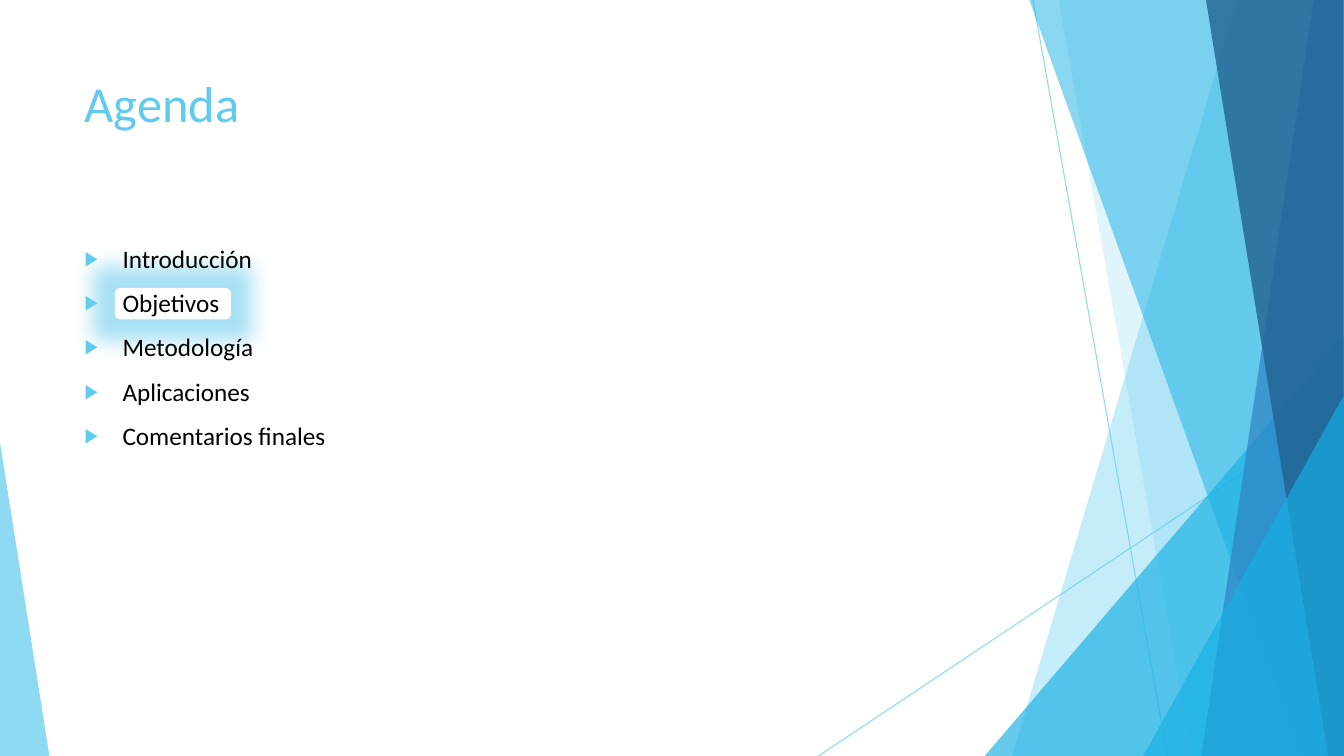
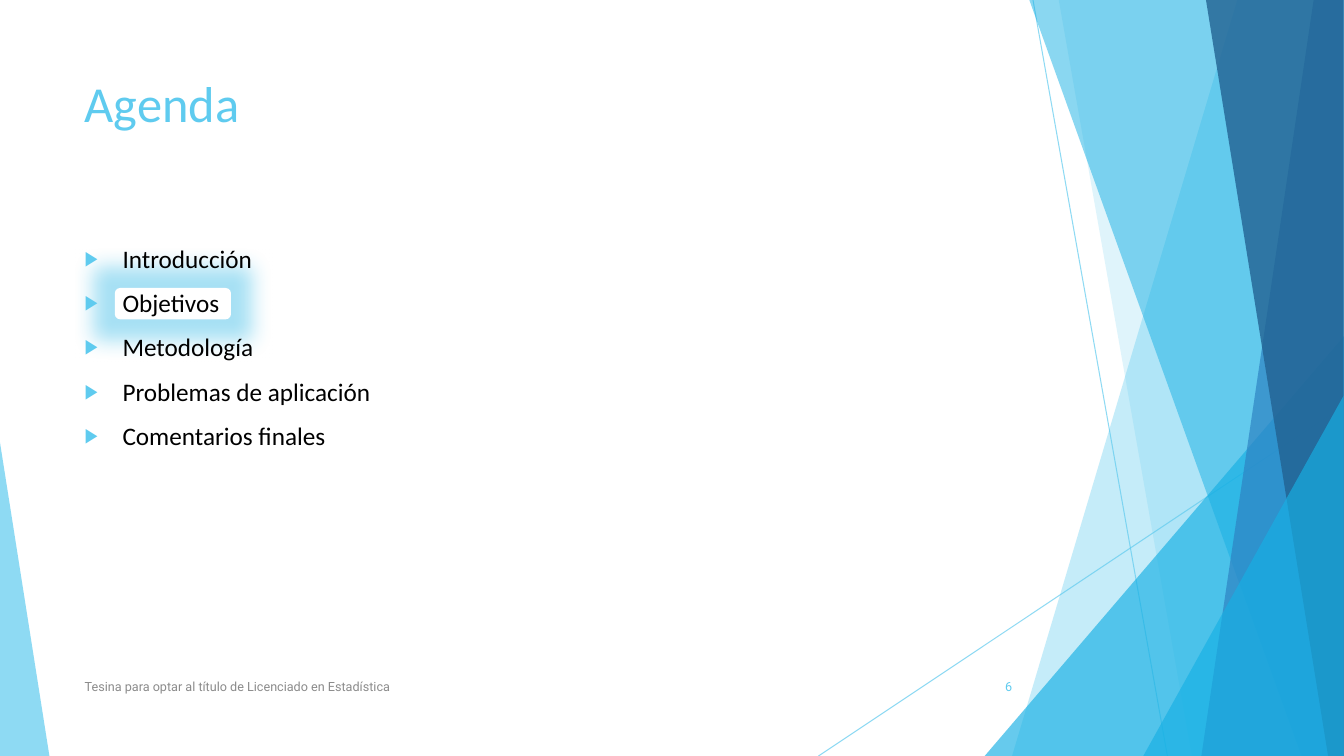
Before and after one commit to Seferra18/Tesina, a slide deck: slide 6 of ppt.pptx (slide 4 before the commit). Drawn at 1344x756 pixels with LibreOffice and Linux fonts; fonts in the diff are those of the drawing. Boxes give left, top, right and bottom in pixels: in the first picture for what was removed or moved away, otherwise in the second. Text is boxed around its words. In the diff, an @@ line names an element or a change of style, - is before the commit and + after.

Commit message:
Para compartir

```diff
--- a/ppt.pptx
+++ b/ppt.pptx
@@ text at (123, 383, 370, 405): text changed @@
-▶ Aplicaciones
+▶ Problemas de aplicación
@@ text added at (85, 681, 390, 694), 9 pt, text #8C8C8C @@
+Tesina para optar al título de Licenciado en Estadística
@@ page number added at (1005, 682, 1012, 691), 9 pt, text #5FCBEF @@
+6
```
Also in this commit, not shown: 24 other slides changed, 18 slides added, 7 slides removed.
